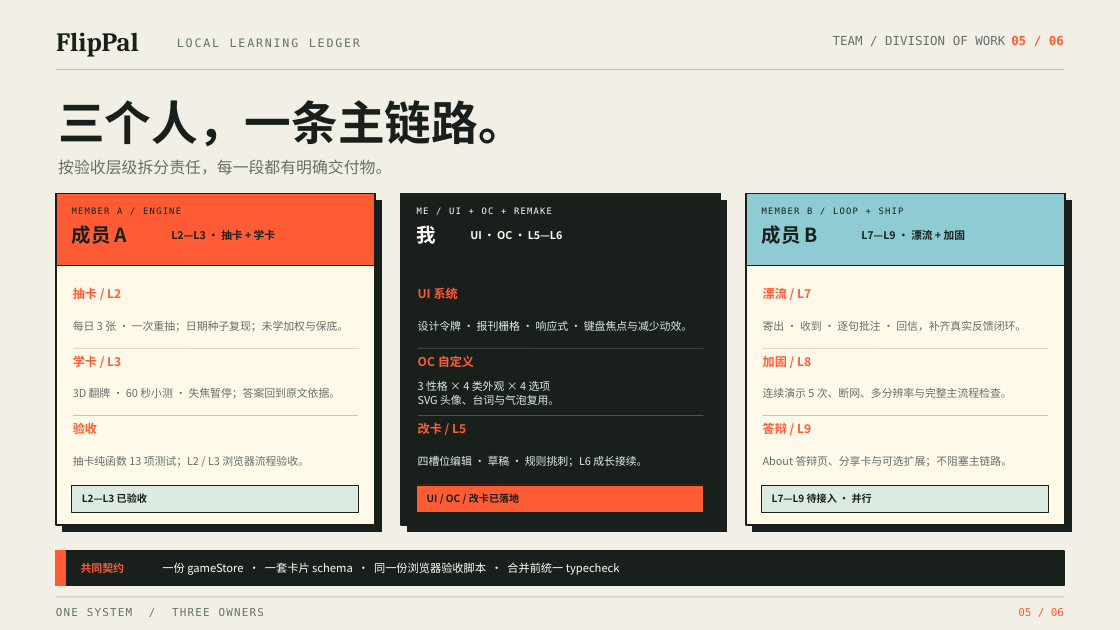
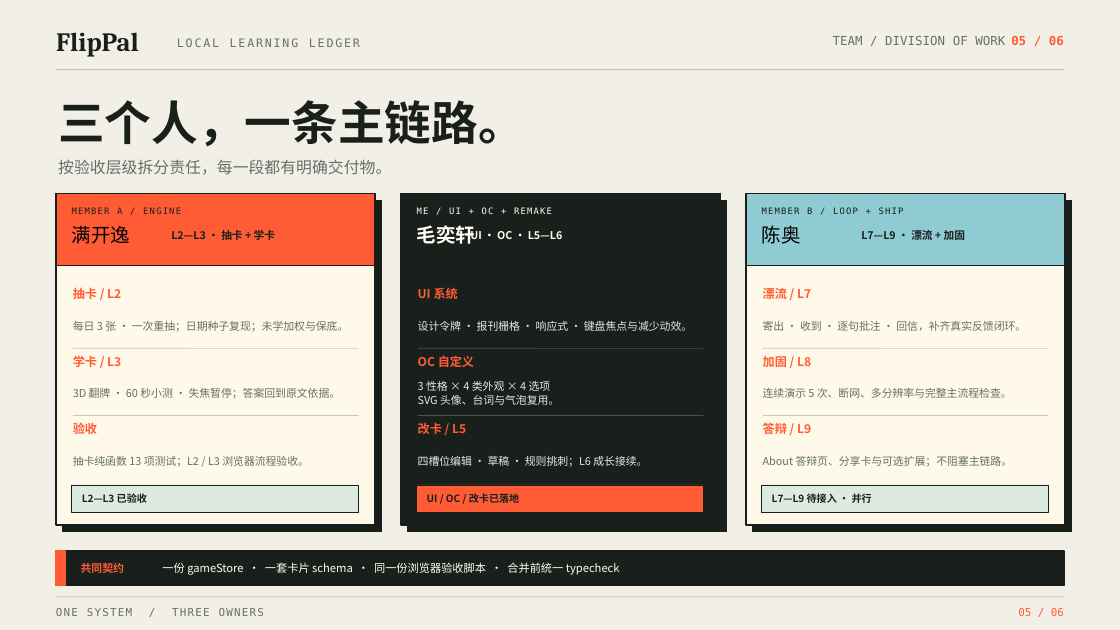
Before and after one commit to Aesere1s/FlipPal-Web.ver, a slide deck: slide 5 of output/FlipPal-项目答辩-6页.pptx. Drawn at 1120x630 pixels with LibreOffice and Linux fonts; fonts in the diff are those of the drawing. Boxes give left, top, right and bottom in pixels: in the first picture for what was removed or moved away, otherwise in the second. Text is boxed around its words. In the diff, an @@ line names an element or a change of style, - is before the commit and + after.

Commit message:
展示PPT提交

```diff
--- a/output/FlipPal-项目答辩-6页.pptx
+++ b/output/FlipPal-项目答辩-6页.pptx
@@ text at [72, 225, 130, 244]: text changed; text colour #19201B to #000000; bold off @@
-成员 A
+满开逸
@@ text at [417, 225, 475, 244]: text changed @@
-我
+毛奕轩
@@ text at [762, 225, 801, 244]: text changed; text colour #19201B to #000000; bold off @@
-成员 B
+陈奥
```
